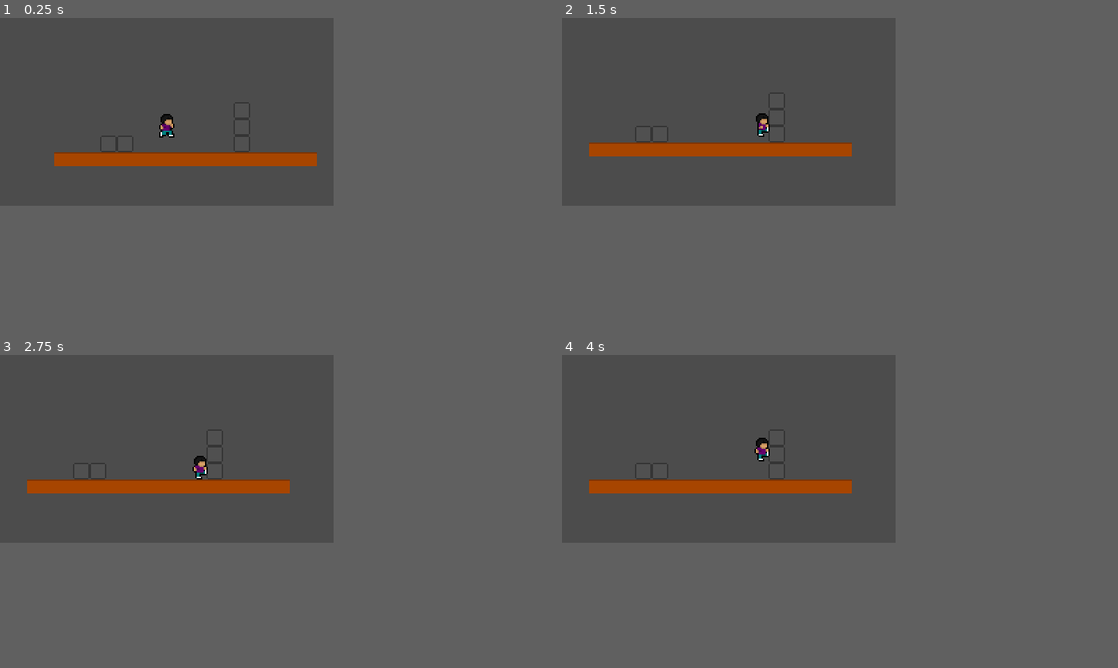
Above: before the commit, frames 1-4 (two rows, left to right).
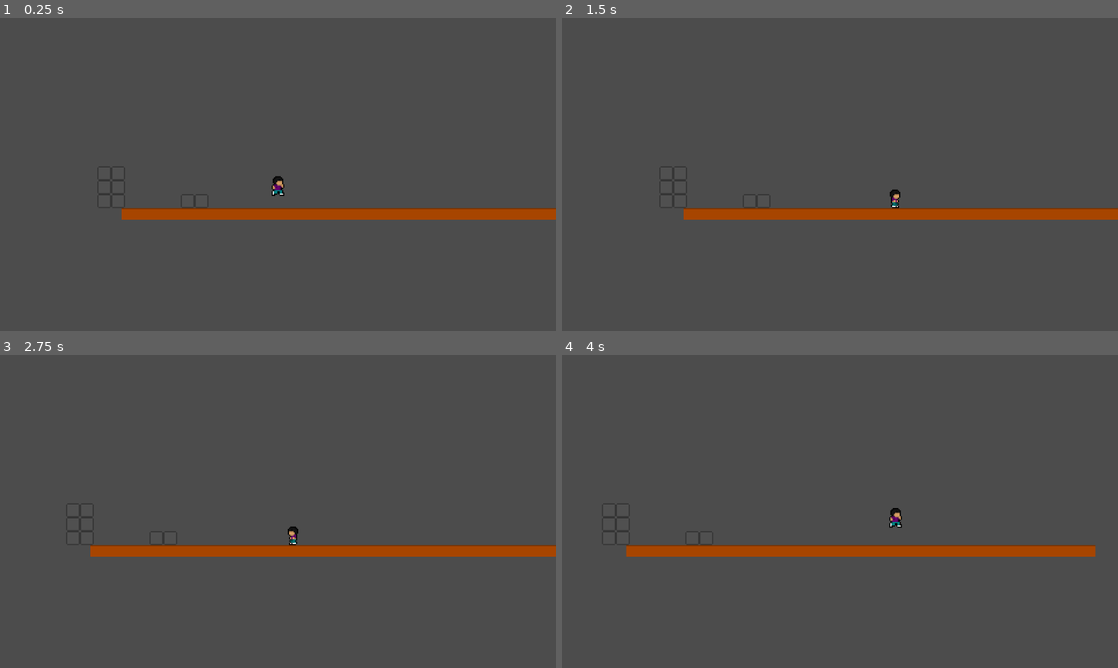
Above: after the commit, the same moments.

Repository: Guilherme-Calland/superMegaDorito
Game: Godot game, scene res://scenes/level/TestLevel.tscn
The game is run twice, just before and just after one commit, with the same random seed, the same clock (stepped at 60 frames per second) and the same inputs.
Inputs:
- Up to frame 1 (0.25 s): no input
- Up to frame 2 (1.5 s): hold Shift (grab) 0.53-1.28 s; hold D (right) from 0.53 s (still down); tap W (jump) at 0.77 s; tap Shift (grab) at 1.35 s
- Up to frame 3 (2.75 s): tap W (jump) at 1.52 s; tap Enter at 2 s; release D (right) at 2.03 s; hold A (left) from 2.03 s (still down); hold Shift (grab) from 2.03 s (still down)
- Up to frame 4 (4 s): release A (left) at 2.78 s; release Shift (grab) at 2.78 s; hold D (right) from 2.78 s (still down); tap Shift (grab) at 2.85 s; tap W (jump) at 3.02, 3.77 s; hold Shift (grab) from 3.53 s (still down)
In our replay, the window is 480x270 before the commit and 800x450 after it. These sizes can differ from the game's own. Grey fills any space a smaller window leaves; there, only what the larger window draws over its background counts as a difference.

The runs differ from the first frame. In frame 1, 5.3% of the frame differs, in the area x 9-100%, y 30-65%; in frame 2, 5.3%; in frame 3, 5.5%; in frame 4, 5.6%, in the area x 4-96%, y 26-65%.

Commit message:
running audio

Diff:
--- a/project.godot
+++ b/project.godot
@@ -16,8 +16,9 @@
 
 [display]
 
-window/size/width=480
-window/size/height=270
+window/size/width=960
+window/size/height=540
+window/size/resizable=false
 window/stretch/mode="viewport"
 
 [input]
--- a/scenes/level/TestLevel.tscn
+++ b/scenes/level/TestLevel.tscn
@@ -15,7 +15,7 @@
 cell_size = Vector2( 12, 12 )
 collision_layer = 2
 format = 1
-tile_data = PoolIntArray( -196604, 0, 0, -131068, 0, 0, -4, 0, 0, -3, 0, 0, -65532, 0, 0 )
+tile_data = PoolIntArray( -131085, 0, 0, -131084, 0, 0, -65549, 0, 0, -65548, 0, 0, -13, 0, 0, -12, 0, 0, -7, 0, 0, -6, 0, 0 )
 
 [node name="WoodTiles" type="TileMap" parent="."]
 position = Vector2( 0, -1.959 )
@@ -23,4 +23,4 @@
 cell_size = Vector2( 27, 12 )
 collision_layer = 2
 format = 1
-tile_data = PoolIntArray( 65533, 0, 0, 65534, 0, 0, 65535, 0, 0, 0, 0, 0, 1, 0, 0, 2, 0, 0, 3, 0, 0 )
+tile_data = PoolIntArray( 65531, 0, 0, 65532, 0, 0, 65533, 0, 0, 65534, 0, 0, 65535, 0, 0, 0, 0, 0, 1, 0, 0, 2, 0, 0, 3, 0, 0, 4, 0, 0, 5, 0, 0, 6, 0, 0, 7, 0, 0, 8, 0, 0, 9, 0, 0 )
--- a/scenes/player/Player.tscn
+++ b/scenes/player/Player.tscn
@@ -12,6 +12,7 @@
 [ext_resource path="res://graphics/player/idle/player_idle_2.png" type="Texture" id=10]
 [ext_resource path="res://graphics/player/touch/player_touching_2.png" type="Texture" id=11]
 [ext_resource path="res://graphics/player/player_grabbing_1.png" type="Texture" id=12]
+[ext_resource path="res://scripts/player/Audio.gd" type="Script" id=13]
 
 [sub_resource type="SpriteFrames" id=1]
 animations = [ {
@@ -74,6 +75,9 @@
 [node name="Animation" type="Node" parent="."]
 script = ExtResource( 8 )
 
+[node name="Audio" type="AudioStreamPlayer" parent="."]
+script = ExtResource( 13 )
+
 [node name="Camera2D" type="Camera2D" parent="."]
 current = true
 zoom = Vector2( 0.5, 0.5 )
--- a/scripts/player/Animation.gd
+++ b/scripts/player/Animation.gd
@@ -9,7 +9,6 @@
 var facingLeft
 #physics
 var motion
-
 
 func animate(sprite, bundle):
 	init(sprite, bundle)
@@ -60,3 +59,6 @@
 	isOnFloor = flags["isOnFloor"]
 	isOnWall = flags["isOnWall"]
 	facingLeft = flags["facingLeft"]
+
+func helloWorld():
+	print("hello world")
--- /dev/null
+++ b/scripts/player/Audio.gd
@@ -0,0 +1,17 @@
+extends AudioStreamPlayer
+
+var unlocked = false
+
+func emitAudio(sprite):
+	if sprite.animation == "run":
+		var frame = sprite.get_frame()
+		if unlocked:
+			if not playing:
+				stream = load("res://audio/0.ogg")
+				if frame%2 == 0:
+					play()
+
+		if frame == 2:
+			unlocked = true
+	else:
+		unlocked = false
--- a/scripts/player/Inputs.gd
+++ b/scripts/player/Inputs.gd
@@ -1,4 +1,6 @@
 extends Node
+
+signal test
 
 func retrieveInput():
 	var inputs = {
@@ -18,5 +20,6 @@
 
 	if Input.is_action_pressed("grab"):
 		inputs["grab"] = true
+		emit_signal("test")
 
 	return inputs
--- a/scripts/player/Player.gd
+++ b/scripts/player/Player.gd
@@ -20,6 +20,7 @@
 	updateBundle()
 	$Movement.move(bundle)
 	$Animation.animate($AnimatedSprite, bundle)
+	$Audio.emitAudio($AnimatedSprite)
 	move_and_slide(motion, Vector2(0,-1))
 
 func updateBundle():
Not shown, added: audio/0.ogg.import
Not shown, added: audio/keys1.ogg.import
Not shown, added: scenes/keys1.ogg.import
Not shown: 1 places in scenes/player/Player.tscn that only renumber resources
Not shown, added: audio/0.ogg
Not shown, added: audio/keys1.ogg
Not shown, added: scenes/keys1.ogg
